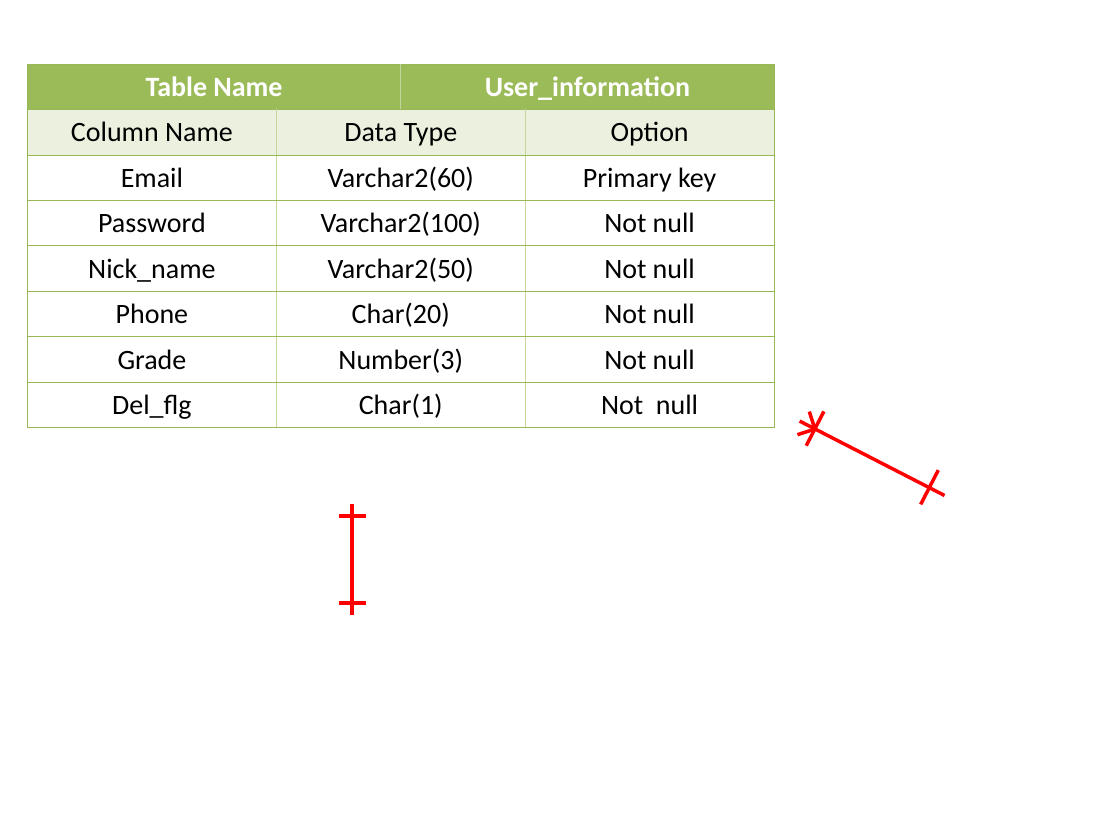
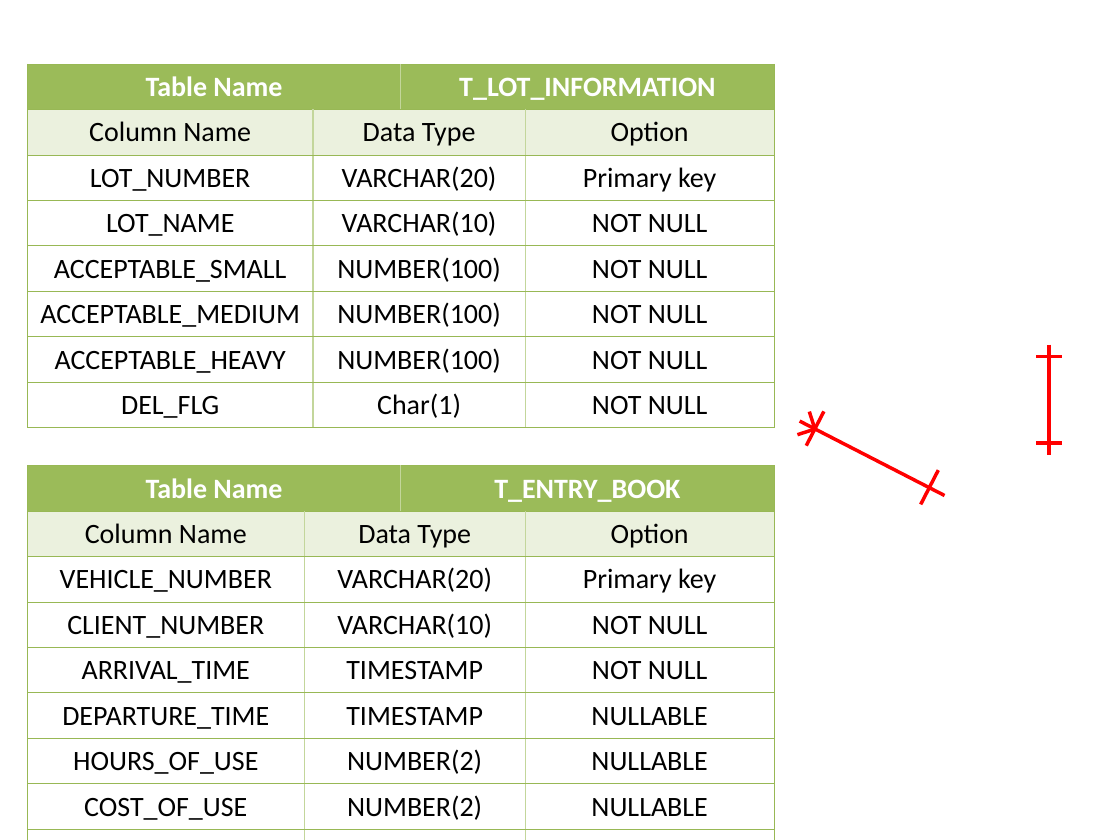
Before and after one commit to Rick00Kim/Kururu_Documents, a slide deck: slide 1 of SimpleProjects/Module/ParkingArea/1.Design/Database/Database_ERDiagram.pptx. Drawn at 1120x840 pixels with LibreOffice and Linux fonts; fonts in the diff are those of the drawing. Boxes give left, top, right and bottom in pixels: in the first picture for what was removed or moved away, otherwise in the second. Text is boxed around its words. In the diff, an @@ line names an element or a change of style, - is before the commit and + after.

```diff
--- a/SimpleProjects/Module/ParkingArea/1.Design/Database/Database_ERDiagram.pptx
+++ b/SimpleProjects/Module/ParkingArea/1.Design/Database/Database_ERDiagram.pptx
@@ table at (x1=28, y1=64, x2=774, y2=427) @@
-row 1, column 3: User_information
+row 1, column 3: T_LOT_INFORMATION
-row 3, column 1: Email
+row 3, column 1: LOT_NUMBER
-row 3, column 2: Varchar2(60)
+row 3, column 2: VARCHAR(20)
-row 4: Password | Varchar2(100) |  | Not null
+row 4: LOT_NAME | VARCHAR(10) |  | NOT NULL
-row 5: Nick_name | Varchar2(50) |  | Not null
+row 5: ACCEPTABLE_SMALL | NUMBER(100) |  | NOT NULL
-row 6: Phone | Char(20) |  | Not null
+row 6: ACCEPTABLE_MEDIUM | NUMBER(100) |  | NOT NULL
-row 7: Grade | Number(3) |  | Not null
+row 7: ACCEPTABLE_HEAVY | NUMBER(100) |  | NOT NULL
-row 8, column 1: Del_flg
+row 8, column 1: DEL_FLG
-row 8, column 4: Not null
+row 8, column 4: NOT NULL
@@ 3 lines moved together from (x1=339, y1=504, x2=365, y2=615) to (x1=1036, y1=345, x2=1063, y2=455) @@
@@ table added at (x1=28, y1=466, x2=774, y2=840), 9 rows, 4 columns @@
+Table Name |  | T_ENTRY_BOOK | 
+Column Name | Data Type |  | Option
+VEHICLE_NUMBER | VARCHAR(20) |  | Primary key
+CLIENT_NUMBER | VARCHAR(10) |  | NOT NULL
+ARRIVAL_TIME | TIMESTAMP |  | NOT NULL
+DEPARTURE_TIME | TIMESTAMP |  | NULLABLE
+HOURS_OF_USE | NUMBER(2) |  | NULLABLE
+COST_OF_USE | NUMBER(2) |  | NULLABLE
+END_BISUNESS_FLG | CHAR(1) |  | NOT NULL
```
Also in this commit, not shown: 18 other files.
